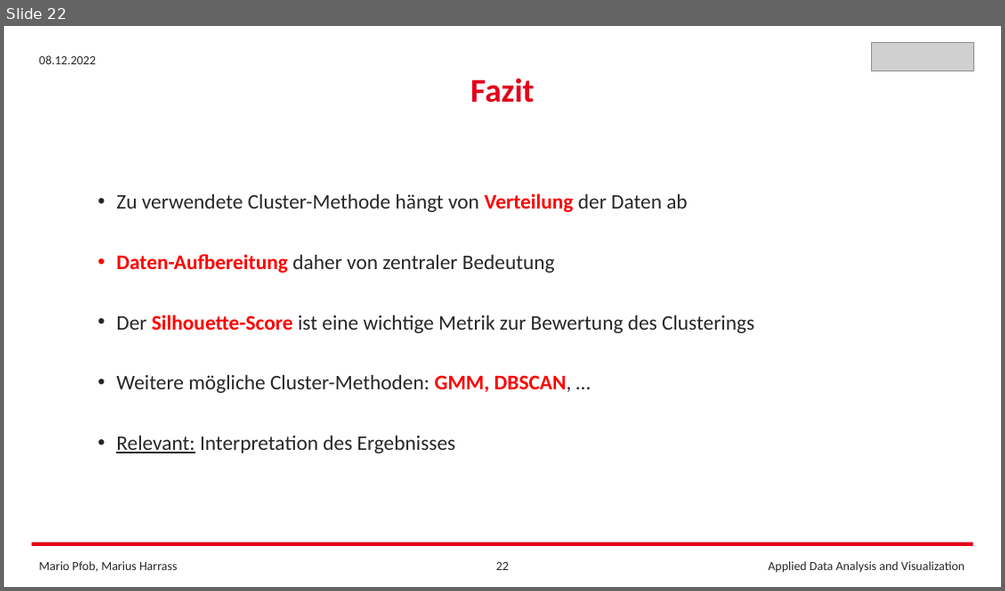
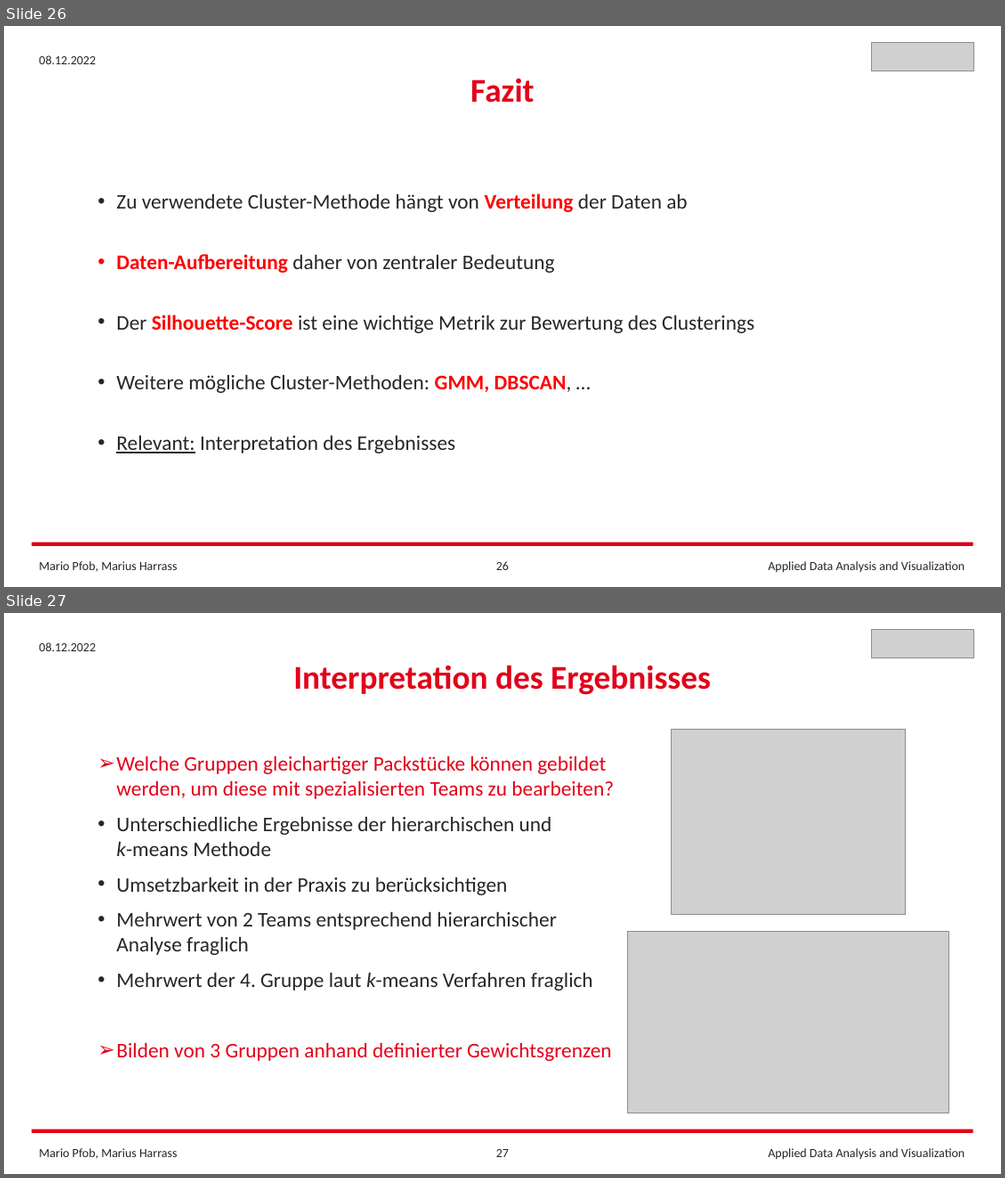
Before and after one commit to FrankCastlepancakes/ClusteringScikitLearn, a slide deck: Clustering_Scikit_Learn.pptx. Shown one above the other, each under a label of ours: slide 22 before the commit, slides 26 and 27 after it. The pictures are 1005x591 and 1005x1178 pixels, drawn with LibreOffice and Linux fonts; fonts in the diff are those of the drawing; grey boxes stand for pictures. Boxes give left, top, right and bottom in pixels: in the first picture for what was removed or moved away, otherwise in the second. Text is boxed around its words. In the diff, an @@ line names an element or a change of style, - is before the commit and + after.

```diff
--- a/Clustering_Scikit_Learn.pptx
+++ b/Clustering_Scikit_Learn.pptx
@@ slide 27 added at box(4, 613, 1001, 1174), background #FFFFFF @@
@@ picture added at box(872, 629, 974, 657) @@
@@ text added at box(39, 642, 96, 651), 12 pt, text #262626 @@
+08.12.2022
@@ text added at box(293, 665, 711, 695), 32 pt, text #E30019, bold @@
+Interpretation des Ergebnisses
@@ picture added at box(671, 729, 905, 914) @@
@@ text added at box(116, 755, 614, 1061), 20 pt, text #262626 @@
+➢ Welche Gruppen gleichartiger Packstücke können gebildet werden, um diese mit spezialisierten Teams zu bearbeiten?
+• Unterschiedliche Ergebnisse der hierarchischen und
+  k-means Methode
+• Umsetzbarkeit in der Praxis zu berücksichtigen
+• Mehrwert von 2 Teams entsprechend hierarchischer Analyse fraglich
+• Mehrwert der 4. Gruppe laut k-means Verfahren fraglich
+➢ Bilden von 3 Gruppen anhand definierter Gewichtsgrenzen
@@ picture added at box(628, 932, 949, 1112) @@
@@ rectangle added at box(32, 1129, 973, 1133), fill #E30019 @@
@@ text added at box(39, 1148, 177, 1159), 12 pt, text #262626 @@
+Mario Pfob, Marius Harrass
@@ page number added at box(496, 1149, 509, 1157), 12 pt, text #262626 @@
+27
@@ text added at box(768, 1148, 964, 1159), 12 pt, text #262626 @@
+Applied Data Analysis and Visualization
@@ what was slide 22 is now slide 26 @@
@@ page number at box(496, 561, 509, 570): text changed @@
-22
+26
```
Also in this commit, not shown: 2 slides changed, 6 other slides added, 2 slides removed, 3 other files.
